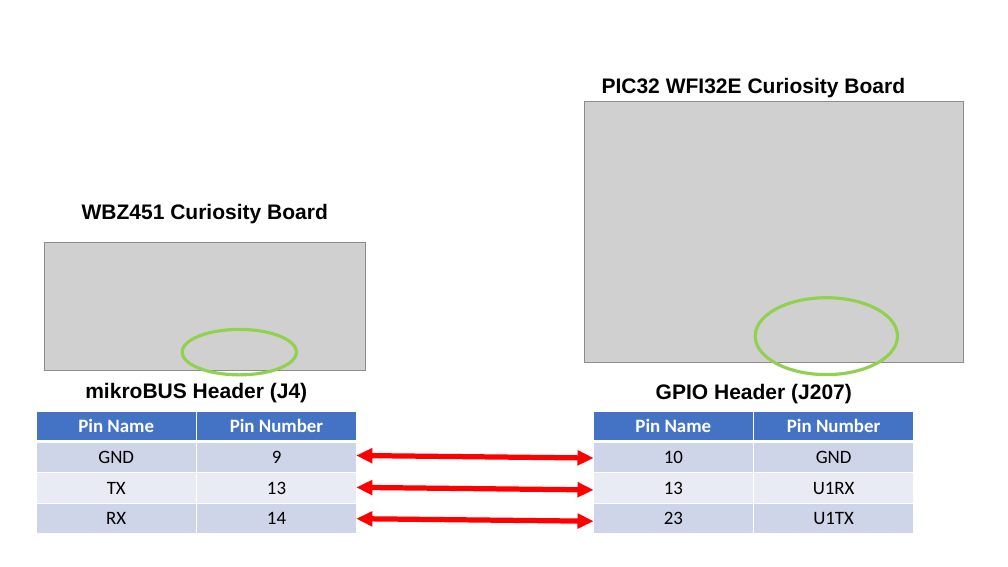
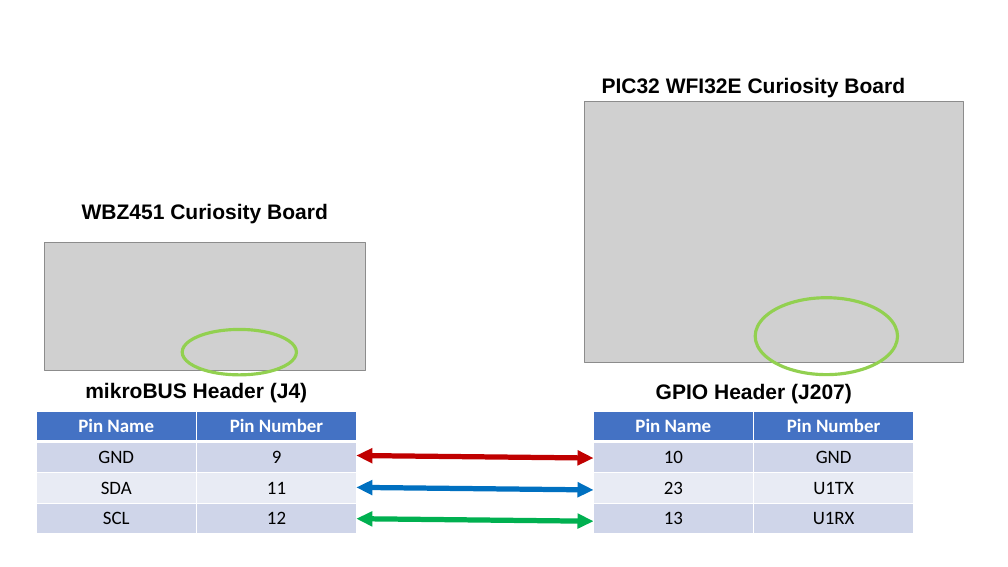
Before and after one commit to MicrochipTech/AzureDemo_AnyCloud, a slide deck: slide 1 of media/WBZ451_WFI32E-Curiosity.pptx. Drawn at 1008x567 pixels with LibreOffice and Linux fonts; fonts in the diff are those of the drawing; grey boxes stand for pictures. Boxes give left, top, right and bottom in pixels: in the first picture for what was removed or moved away, otherwise in the second. Text is boxed around its words. In the diff, an @@ line names an element or a change of style, - is before the commit and + after.

```diff
--- a/media/WBZ451_WFI32E-Curiosity.pptx
+++ b/media/WBZ451_WFI32E-Curiosity.pptx
@@ table at [36,411,357,534] @@
-row 3, column 1: TX
+row 3, column 1: SDA
-row 3, column 2: 13
+row 3, column 2: 11
-row 4, column 1: RX
+row 4, column 1: SCL
-row 4, column 2: 14
+row 4, column 2: 12
@@ table at [594,411,914,534] @@
+row 3: 23 | U1TX
-row 4: 23 | U1TX
@@ double arrow (357, 456) - (594, 458): stroke #FF0000 5 pt to #C00000 5 pt @@
@@ double arrow (357, 488) - (594, 490): stroke #FF0000 5 pt to #0070C0 5 pt @@
@@ double arrow (357, 519) - (594, 521): stroke #FF0000 5 pt to #00B050 5 pt @@
```
Also in this commit, not shown: 43 other files.
